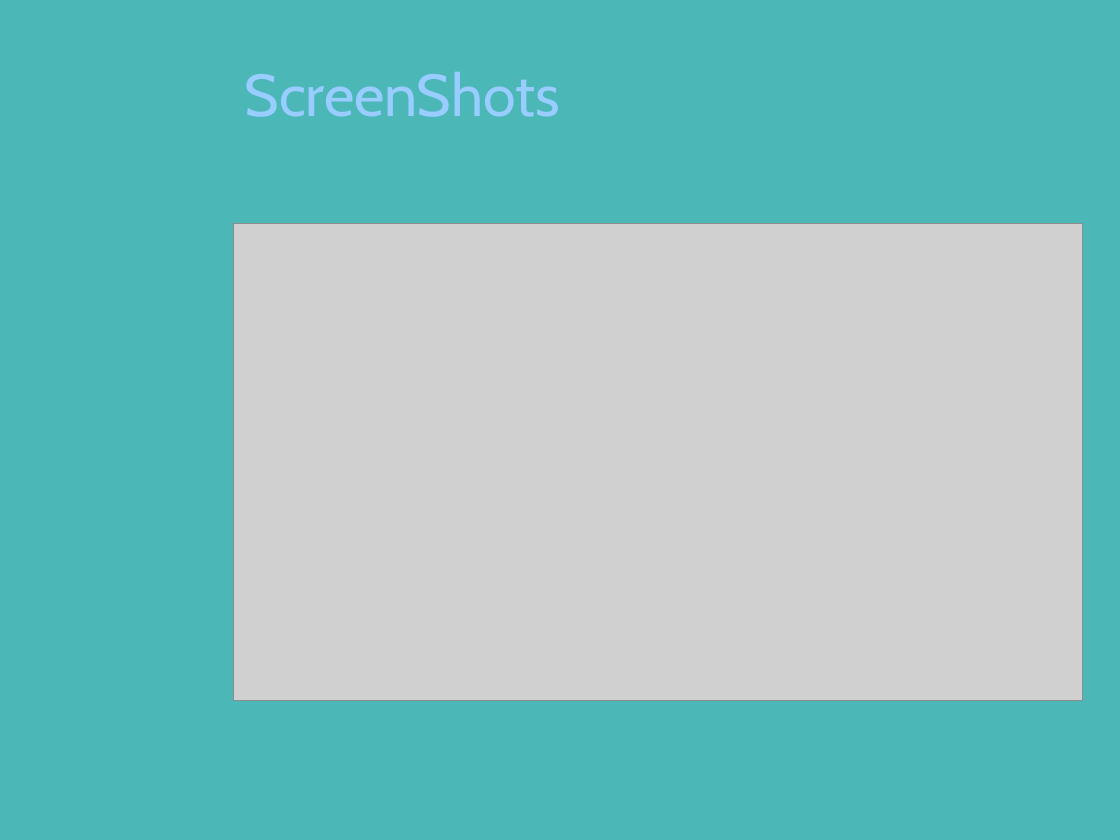
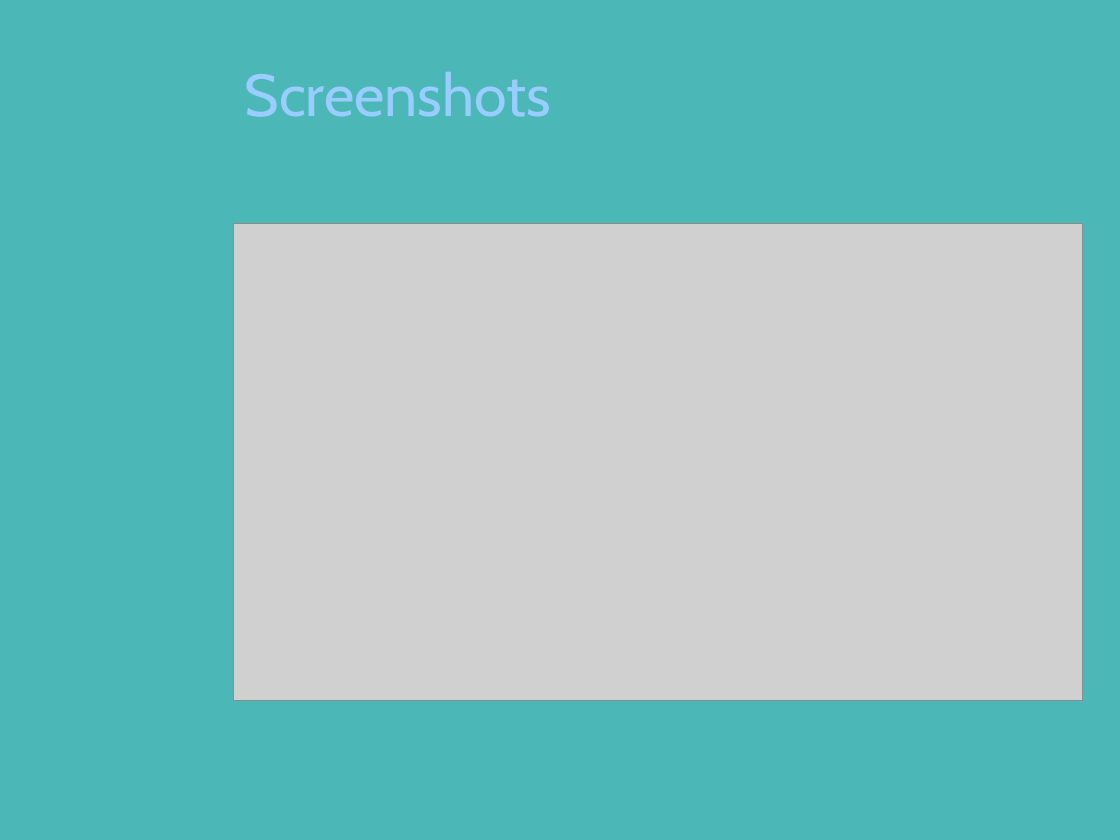
Before and after one commit to vishwakulkarni/India-hacks, a slide deck: slide 10 of Working IndiaHacks/BULL STOCK.pptx (slide 11 before the commit). Drawn at 1120x840 pixels with LibreOffice and Linux fonts; fonts in the diff are those of the drawing; grey boxes stand for pictures; background and template pictures are left out. Boxes give left, top, right and bottom in pixels: in the first picture for what was removed or moved away, otherwise in the second. Text is boxed around its words. In the diff, an @@ line names an element or a change of style, - is before the commit and + after.

```diff
--- a/Working IndiaHacks/BULL STOCK.pptx
+++ b/Working IndiaHacks/BULL STOCK.pptx
@@ title at bbox=[245, 72, 551, 117]: text changed @@
-ScreenShots
+Screenshots
```
Also in this commit, not shown: 4 other slides changed, 2 slides added, 5 slides removed.
